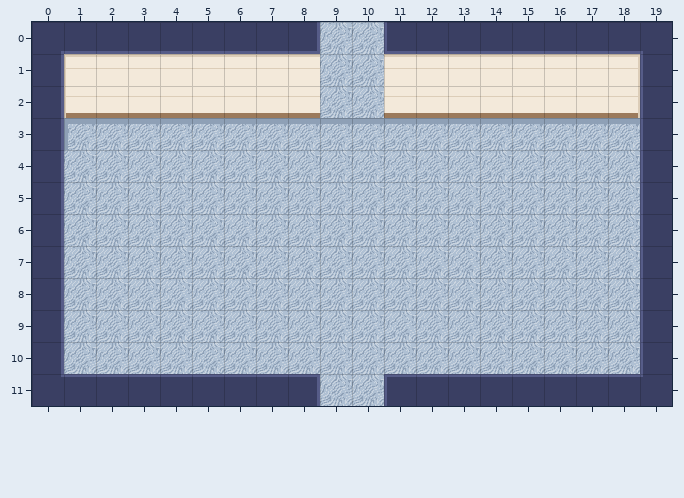
An edit to a level. Tiled map (JSON), public/assets/maps/brain/hippocampus.tmj. Above is the file before it was changed.
Cells are 32x32 px. Shown: x 0..19, y 0..11.
Now the later version:
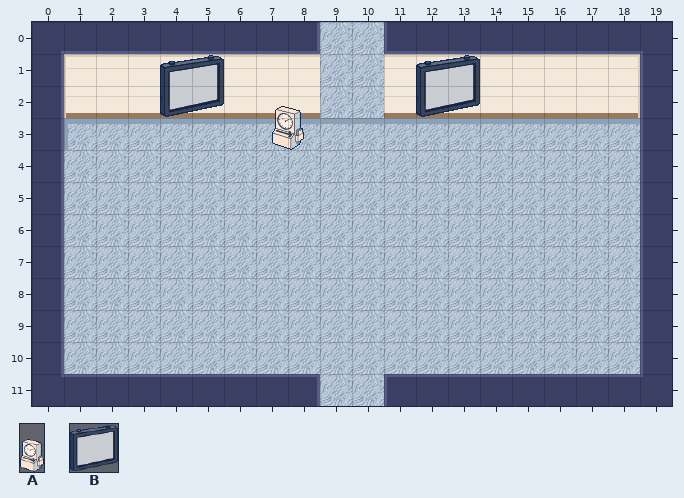
Key: from "props": A 0 "prop-punch-clock", B 1 "prop-wall-board-frame".
Objects are placed by their top-left corner, in cells (3,4 is the top-left corner of cell 3,4); size is 1x1 cell unless given.
Difference:
Layer "props" (added):
A new object: B "wall-board-frame" at 4,1 size 2x2.
A new object: B "wall-board-frame" at 12,1 size 2x2.
A new object: A "punch-clock" at 7.5,2 size 1x2.
Changed places in both pictures, as pixel boxes (x1, y1, x2, y2):
added: (160, 55, 224, 117)
added: (416, 55, 480, 117)
added: (272, 106, 304, 150)
